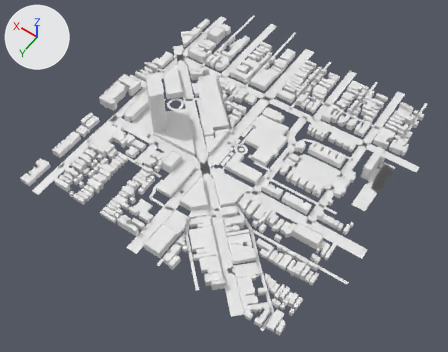
The glTF model app/public/world/tiles/-4_-10.glb: old version first, new version second.
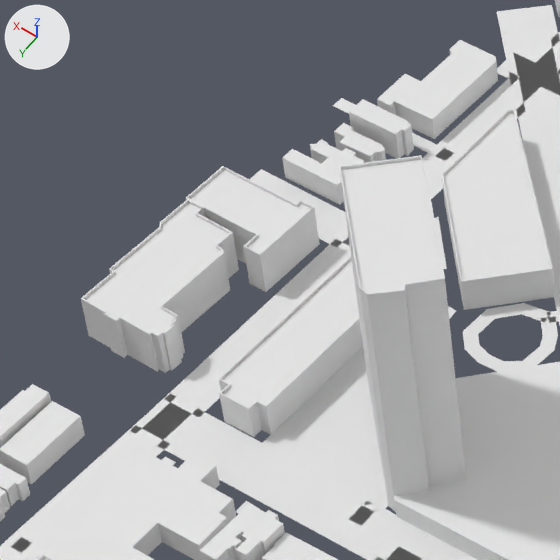
There are two pictures of each version: one whole from a camera (50 mm lens) standing at (-2148.0, 5343.0, 826.0) and looking at (-1769.0, 4813.0, -9.0), one close up on the part from 19% to 41% of the width and 13% to 41% of the height. The lights are fixed; the arrows at upper left show +X, +Y and +Z. The last two pictures show the newer version. Where no turn or scale is listed for an object, it has been applied to the vertices. Vertices at exactly the same position are counted once.

Names of what the first close-up shows: 'buildings', 'ground'.
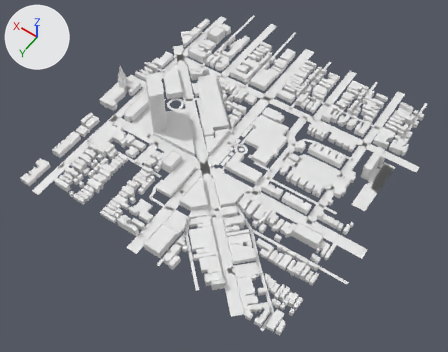
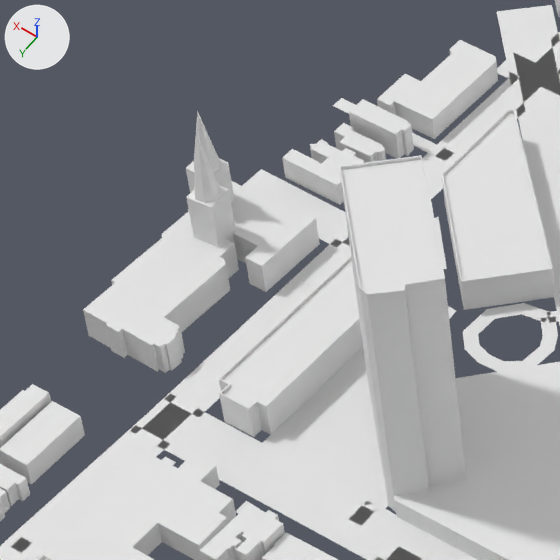
Where the change shows, as pixel boxes (x1, y1, x2, y2) in the close-ups (560 x 560 px):
part 1 of me_buildings, added: after (186, 158, 234, 203)
part 2 of me_buildings, added: after (186, 185, 236, 247)
part 3 of me_buildings, cut back: before (81, 166, 315, 373); after (83, 111, 315, 373)

The edits, one by one:
me_buildings is used by ob_buildings; location (-1743.3, 4757.6, 48.0).
me_buildings had 7008 vertices, 10429 faces and spanned x -259.0..259.0, y -267.0..267.0, z -48.0..48.0.
me_buildings now has 6935 vertices, 10249 faces and spans x -259.0..259.0, y -267.0..267.0, z -48.0..48.0.
me_buildings part 1: the loose piece of 8 vertices spanning x 174.0..199.0, y -181.0..-173.0, z -48.0..-37.0 is copied, and the copy is scaled about its middle by (0.402, 1.3, 2.52), then moved by (67.0, 170.0, 9.0); it spans x 249.0..259.0, y -12.0..-2.0, z -48.0..-19.0.
me_buildings part 2: the loose piece of 8 vertices spanning x 225.0..237.0, y 90.0..115.0, z -48.0..-39.0 is copied, and the copy is scaled about its middle by (-0.838, -0.39, 3.33), then moved by (13.0, -99.0, 10.0); it spans x 238.0..249.0, y -2.0..9.0, z -48.0..-18.0.
Part 3, on me_buildings:
125 vertices are removed from x 221.0..259.0, y -21.0..57.0, z -32.0..-31.0.
301 faces are deleted.
8 vertices in x 221.0..259.0, y -21.0..7.0, z -32.0 move by (0.0, 0.0, -4.0).
9 vertices move from x 221.0..258.0, y -21.0..57.0, z -32.0..-31.0 to x 222.0..258.0, y -12.0..57.0, z -36.0..5.0.
16 vertices are added at x 239.0..258.0, y -12.0..8.0, z -19.0..6.0.
20 new vertices lie (0.0, 0.0, 12.0) away from vertices in x 222.0..258.0, y 0.0..57.0, z -48.0.
101 new faces join them.
